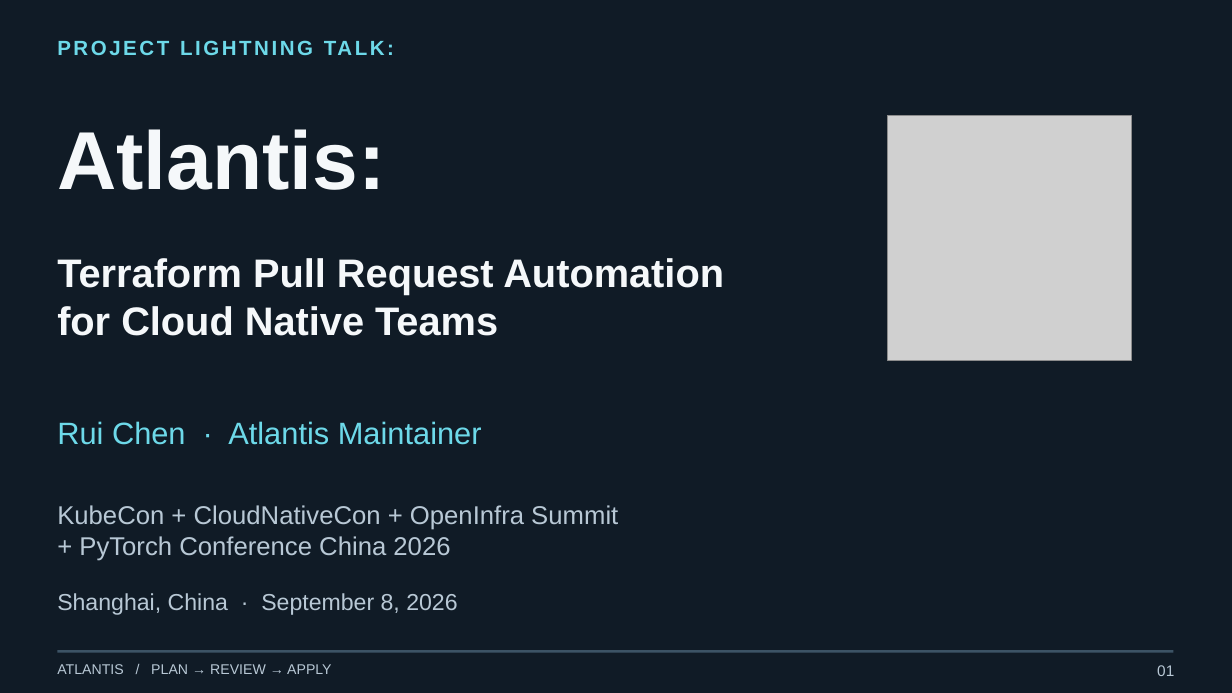
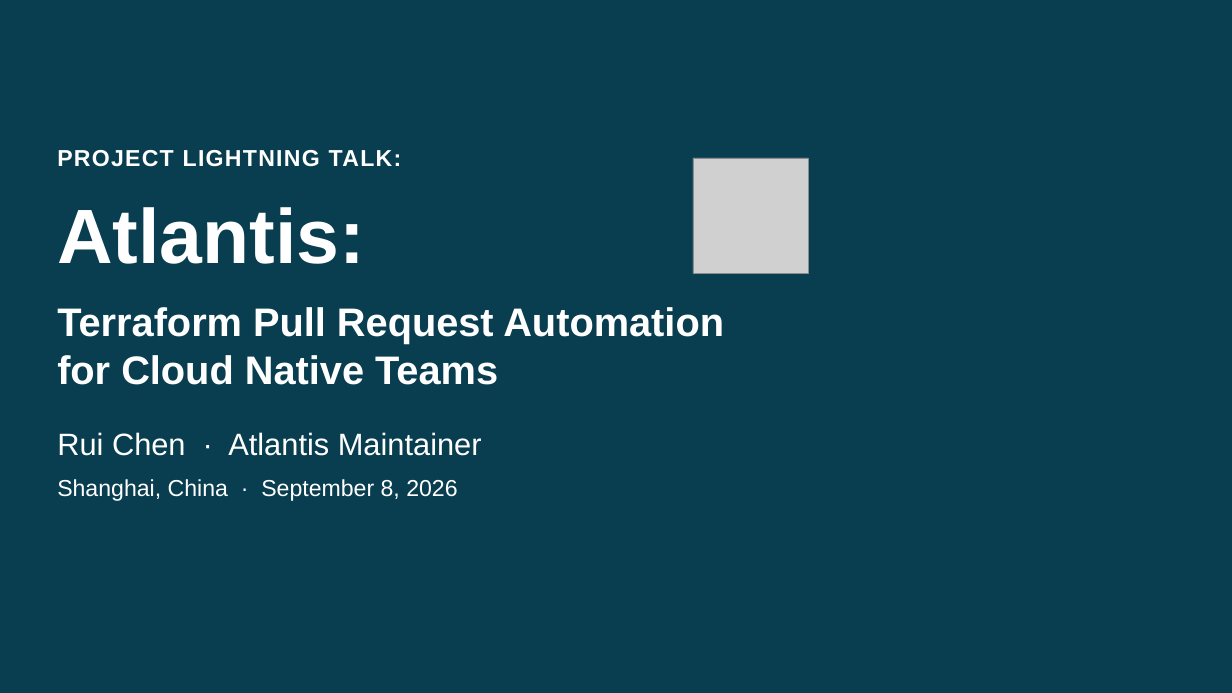
Before and after one commit to chenrui333/atlantis-talk, a slide deck: slide 1 of talks/kubecon-china-2026-atlantis-lightning/slides.pptx. Drawn at 1232x693 pixels with LibreOffice and Linux fonts; fonts in the diff are those of the drawing; grey boxes stand for pictures; background and template pictures are left out. Boxes give left, top, right and bottom in pixels: in the first picture for what was removed or moved away, otherwise in the second. Text is boxed around its words. In the diff, an @@ line names an element or a change of style, - is before the commit and + after.

Commit message:
docs: finalize Atlantis talk with official template and skill QA

```diff
--- a/talks/kubecon-china-2026-atlantis-lightning/slides.pptx
+++ b/talks/kubecon-china-2026-atlantis-lightning/slides.pptx
@@ background #101B26 to picture (left out) @@
@@ text "PROJECT LIGHTNING TALK:": place and size @@
-text "PROJECT LIGHTNING TALK:" at [57, 31, 1074, 64]
+text "PROJECT LIGHTNING TALK:" at [57, 150, 402, 167]
@@ text "PROJECT LIGHTNING TALK:" at [57, 150, 402, 167]: size 16 to 18 pt, text colour #6DD9E9 to #FFFFFF, letter spacing 2 to 1 pt @@
@@ picture: place and size @@
-picture at [887, 116, 1132, 360]
+picture at [693, 158, 809, 274]
@@ text "Atlantis:": place and size @@
-text "Atlantis:" at [57, 129, 385, 190]
+text "Atlantis:" at [57, 207, 365, 264]
@@ text "Atlantis:" at [57, 207, 365, 264]: size 64 to 60 pt, text colour #F5F8FA to #FFFFFF @@
@@ text "Terraform Pull Request Automation": place and size @@
-text "Terraform Pull Request Automation" at [57, 258, 724, 336]
+text "Terraform Pull Request Automation" at [57, 307, 724, 385]
@@ text "Terraform Pull Request Automation" at [57, 307, 724, 385]: text colour #F5F8FA to #FFFFFF @@
@@ text "Rui Chen · Atlantis Maintainer": place and size @@
-text "Rui Chen · Atlantis Maintainer" at [57, 421, 482, 445]
+text "Rui Chen · Atlantis Maintainer" at [57, 432, 482, 456]
@@ text "Rui Chen · Atlantis Maintainer" at [57, 432, 482, 456]: text colour #6DD9E9 to #FFFFFF @@
@@ text "Shanghai, China · September 8, ...": place and size @@
-text "Shanghai, China · September 8, ..." at [57, 593, 457, 615]
+text "Shanghai, China · September 8, ..." at [57, 479, 457, 501]
@@ text "Shanghai, China · September 8, ..." at [57, 479, 457, 501]: text colour #B8C8D5 to #FFFFFF @@
@@ text removed at [57, 505, 618, 561] @@
-KubeCon + CloudNativeCon + OpenInfra Summit
-+ PyTorch Conference China 2026
@@ line removed from (57, 652) to (1174, 652) @@
@@ text removed at [57, 664, 332, 674] @@
-ATLANTIS / PLAN → REVIEW → APPLY
@@ text removed at [1157, 665, 1174, 676] @@
-01
```
Also in this commit, not shown: 4 other slides changed, 20 other files.
